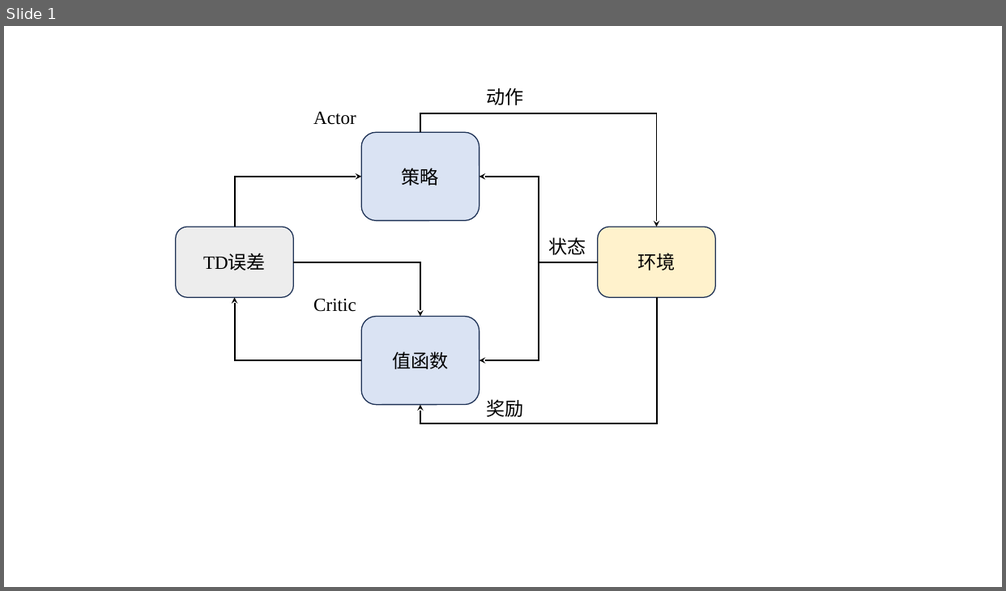
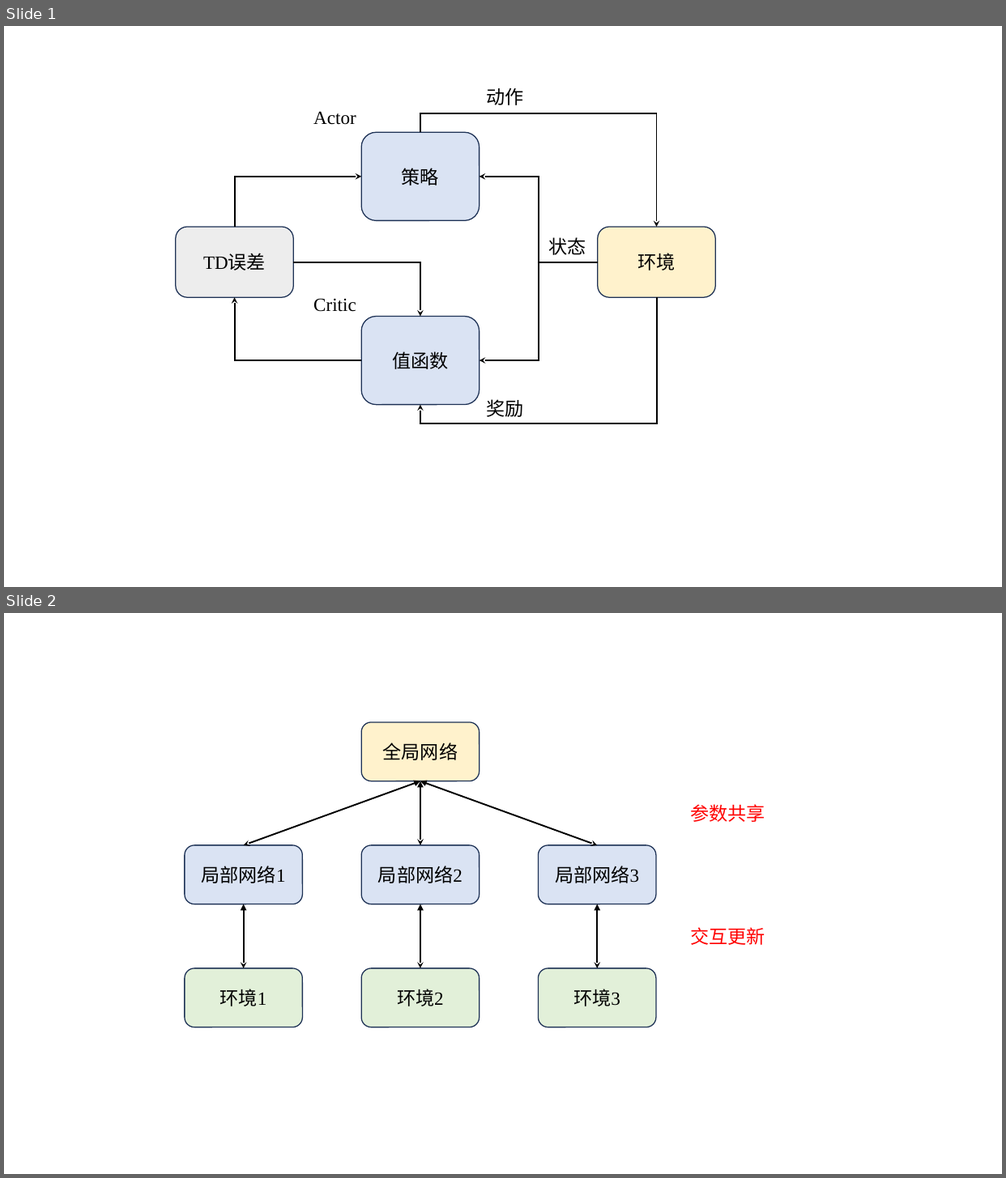
Before and after one commit to datawhalechina/joyrl-book, a slide deck: docs/ch10/main.pptx. Shown one above the other, each under a label of ours: slide 1 before the commit, slides 1 and 2 after it. The pictures are 1006x591 and 1006x1178 pixels, drawn with LibreOffice and Linux fonts; fonts in the diff are those of the drawing. Boxes give left, top, right and bottom in pixels: in the first picture for what was removed or moved away, otherwise in the second. Text is boxed around its words. In the diff, an @@ line names an element or a change of style, - is before the commit and + after.

Commit message:
更新

```diff
--- a/docs/ch10/main.pptx
+++ b/docs/ch10/main.pptx
@@ slide 2 added at <box>4,613,1002,1174</box>, background #FFFFFF @@
@@ rounded rectangle added at <box>361,722,479,781</box>, fill #FFF2CC, outline #1E3256 1 pt, 18 pt, text #000000 @@
+全局网络
@@ double arrow added from (420, 781) to (244, 845), #000000 1.5 pt @@
@@ double arrow added from (420, 781) to (420, 845), #000000 1.5 pt @@
@@ double arrow added from (420, 781) to (597, 845), #000000 1.5 pt @@
@@ text added at <box>691,804,765,822</box>, 18 pt, text #FF0000 @@
+参数共享
@@ rounded rectangle added at <box>185,845,302,905</box>, fill #DAE3F3, outline #1E3256 1 pt, 18 pt, text #000000 @@
+局部网络1
@@ rounded rectangle added at <box>361,845,479,905</box>, fill #DAE3F3, outline #1E3256 1 pt, 18 pt, text #000000 @@
+局部网络2
@@ rounded rectangle added at <box>539,845,656,905</box>, fill #DAE3F3, outline #1E3256 1 pt, 18 pt, text #000000 @@
+局部网络3
@@ double arrow added from (244, 905) to (244, 969), #000000 1.5 pt @@
@@ double arrow added from (420, 905) to (420, 969), #000000 1.5 pt @@
@@ double arrow added from (597, 905) to (597, 969), #000000 1.5 pt @@
@@ text added at <box>691,927,765,945</box>, 18 pt, text #FF0000 @@
+交互更新
@@ rounded rectangle added at <box>185,969,302,1028</box>, fill #E2F0D9, outline #1E3256 1 pt, 18 pt, text #000000 @@
+环境1
@@ rounded rectangle added at <box>361,969,479,1028</box>, fill #E2F0D9, outline #1E3256 1 pt, 18 pt, text #000000 @@
+环境2
@@ rounded rectangle added at <box>539,969,656,1028</box>, fill #E2F0D9, outline #1E3256 1 pt, 18 pt, text #000000 @@
+环境3
```
Also in this commit, not shown: 13 other files.
